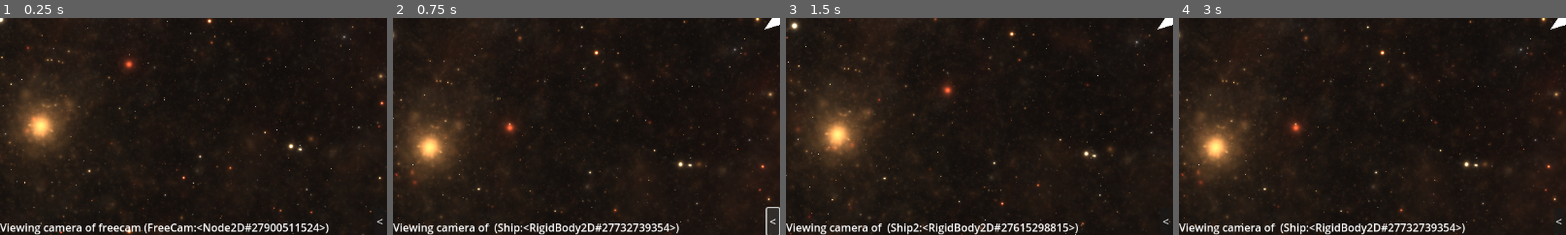
Above: before the commit, frames 1-4 (left to right).
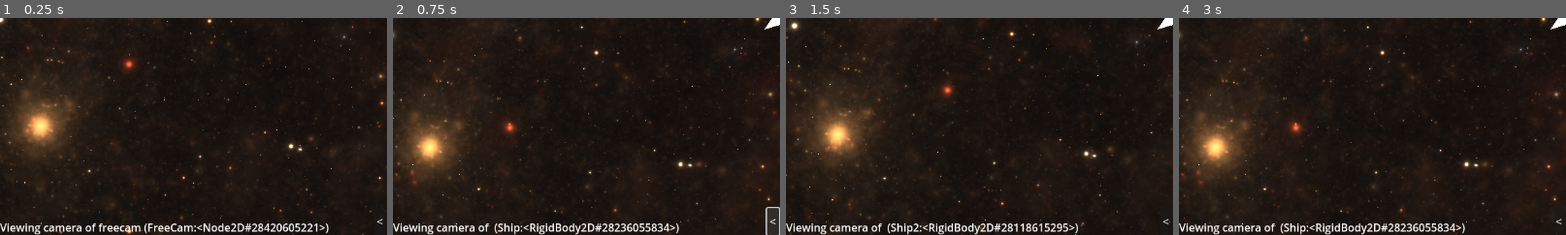
Above: after the commit, the same moments.

Repository: FKD13/Void-Protocol
Game: Godot game, scene res://root.tscn
Two runs of this game, one before a commit and one after it. Both use one fixed random seed, a clock stepped at 60 frames per second and the inputs below.
Inputs:
- Up to frame 1 (0.25 s): no input
- Up to frame 2 (0.75 s): click "<" at 0.5 s
- Up to frame 3 (1.5 s): click ">" at 1.25 s
- Up to frame 4 (3 s): tap Enter at 2 s; hold Right (ui_right) 2.03-2.78 s; hold K 2.03-2.78 s; tap Space at 2.27, 2.75 s; hold Down (ui_down) from 2.78 s (still down); tap J at 2.85 s
The pictures show only the part of the screen within x 0-50%, y 50-100%; the shares and areas given below are measured in that part.

The runs differ from the first frame. In frame 1, 0.3% of the frame differs, in the area x 66-83%, y 94-99%; in frame 2, 0.3%; in frame 3, 0.3%; in frame 4, 0.3%.

Commit message:
update code a bit

Diff:
--- a/bullet.gd
+++ b/bullet.gd
@@ -1,25 +1,31 @@
-extends RigidBody2D
+@icon("res://icons/bullet.png")
+class_name Bullet extends RigidBody2D
 
-var _origin: RigidBody2D
-var _has_hit: bool = false
-var _lifetime: float = 0
+static var _id: int = 0
+static func id() -> int:
+	var id = _id
+	_id += 1
+	return id
 
-func launch(direction: float, force: int, origin: RigidBody2D):
+var _origin: Ship
+
+func _ready() -> void:
+	name = str(Bullet.id())
+
+func launch(direction: float, force: int, origin: Ship):
 	_origin = origin
 	apply_central_force(force*Vector2(cos(direction), sin(direction)))
 
-
-func _process(delta: float) -> void:
-	_lifetime += delta
-
-	if (_has_hit and !$Explosion.emitting) or _lifetime > (5 * 60):
-		queue_free()
-
 func _on_collision(body):
 	if body != _origin:
+		$Area2D/CollisionShape2D2.set_deferred("disabled", true)
 		$Tail.emitting=false
 		$Explosion.emitting=true
-		body.queue_free()
-		var free_cam = get_node("/root/root/FreeCam")
-		free_cam.position = position
-		free_cam.get_node("Camera2D").enabled = true
+
+		if body is Ship:
+			body.destroy()
+		else:
+			body.queue_free()
+
+func _life_ended() -> void:
+	queue_free()
--- a/bullet.tscn
+++ b/bullet.tscn
@@ -65,4 +65,11 @@
 scale_amount_max = 15.0
 color_ramp = SubResource("Gradient_gda7c")
 
+[node name="Lifetime" type="Timer" parent="."]
+process_callback = 0
+wait_time = 300.0
+autostart = true
+
 [connection signal="body_entered" from="Area2D" to="." method="_on_collision"]
+[connection signal="finished" from="Explosion" to="." method="_life_ended"]
+[connection signal="timeout" from="Lifetime" to="." method="_life_ended"]
--- a/rigid_body_2d.gd
+++ b/rigid_body_2d.gd
@@ -1,6 +1,7 @@
-extends RigidBody2D
+@icon("res://icons/ship.png")
+class_name Ship extends RigidBody2D
 
-var bullet = preload("res://bullet.tscn")
+const Bullet = preload("res://bullet.tscn")
 
 var _last_shot: int = 0
 
@@ -32,12 +33,19 @@
 		# Move ship
 		apply_central_force(10000*Vector2(cos($Barrel.rotation+rotation-PI), sin($Barrel.rotation+rotation-PI)))
 		# Spawn and move bullet
-		var b: RigidBody2D = bullet.instantiate()
-		get_tree().root.add_child(b)
-		b.linear_velocity = linear_velocity
-		b.position = position
-		b.rotation = $Barrel.rotation+rotation
-		b.launch($Barrel.rotation+rotation, 10000, self)
+		var bullet: Bullet = Bullet.instantiate()
+		get_node("/root/root/Server/BulletContainer").add_child(bullet)
+
+		bullet.global_position = global_position
+		bullet.linear_velocity = linear_velocity
+		bullet.launch($Barrel.rotation+rotation, 10000, self)
+
+
+		#get_tree().root.add_child(b)
+		#b.linear_velocity = linear_velocity
+		#b.position = position
+		#b.rotation = $Barrel.rotation+rotation
+		#b.launch($Barrel.rotation+rotation, 10000, self)
 
 	if Time.get_ticks_msec() - _timestamp_last_cmd > 5_000:
 		modulate = Color.WEB_GRAY
@@ -73,3 +81,9 @@
 	if now - _last_shot > 1000:
 		_last_shot = now
 		_gun_shoot = true
+
+func destroy() -> void:
+	var free_cam = get_node("/root/root/FreeCam")
+	free_cam.position = position
+	free_cam.get_node("Camera2D").enabled = true
+	queue_free()
--- a/root.tscn
+++ b/root.tscn
@@ -38,6 +38,8 @@
 
 [node name="Ship" parent="Server/ShipContainer" instance=ExtResource("1_mhsl7")]
 position = Vector2(1078, 622)
+
+[node name="BulletContainer" type="Node" parent="Server"]
 
 [node name="CanvasLayer" type="CanvasLayer" parent="."]
 layer = -1
